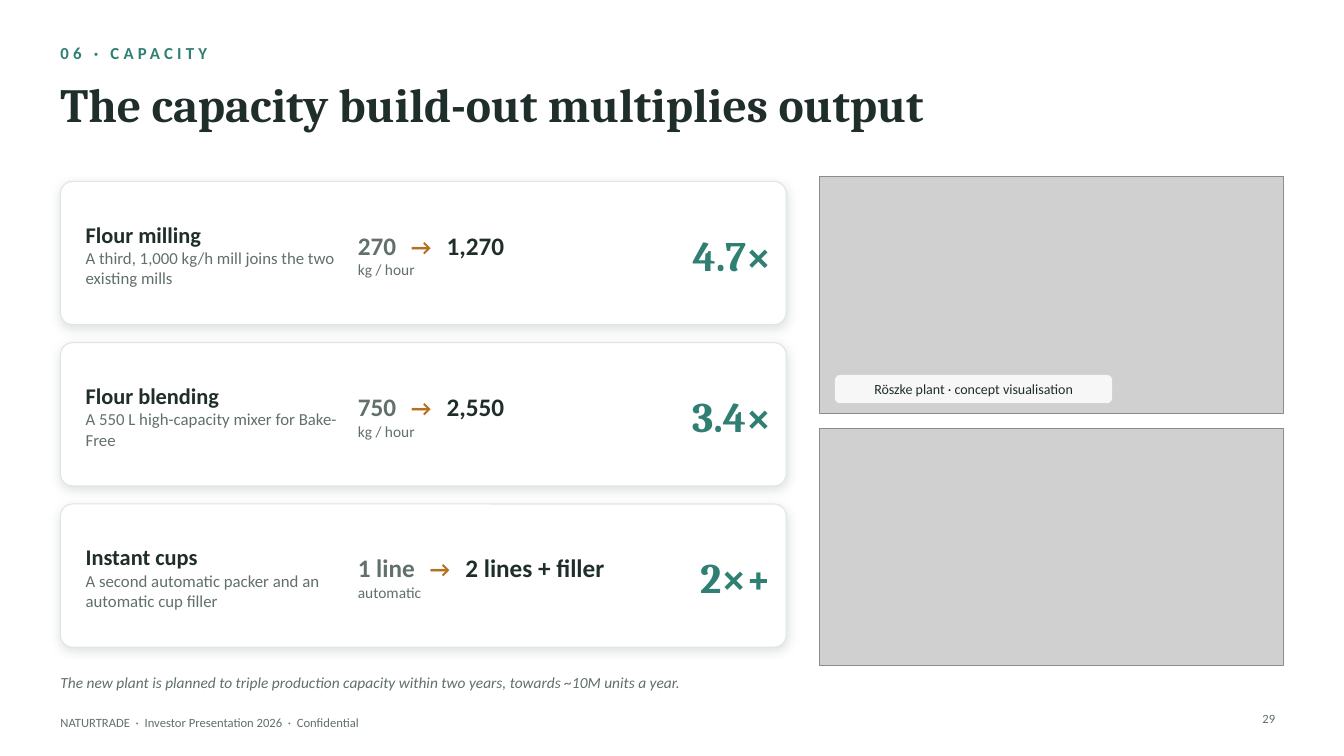
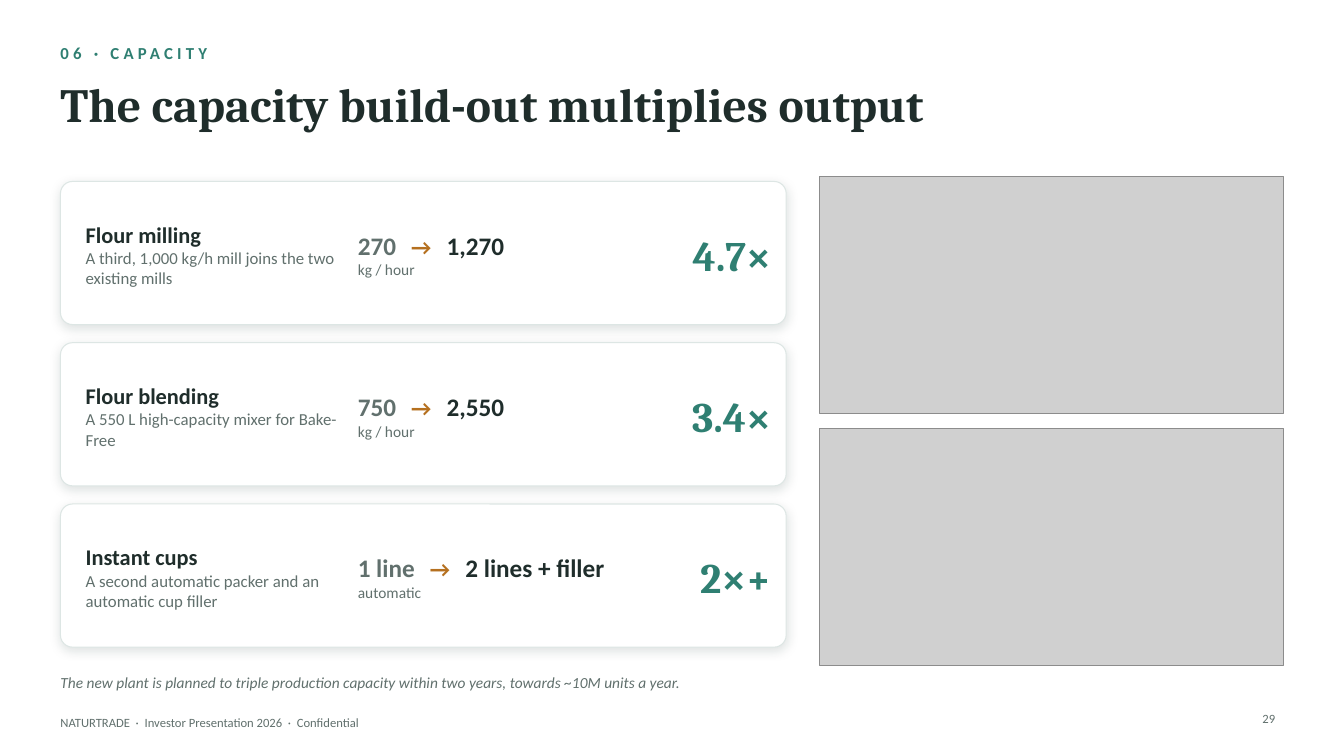
Before and after one commit to vehamiki/testrep1, a slide deck: slide 29 of investor-pitch/Naturtrade_Investor_Pitch_2026_EN.pptx. Drawn at 1344x756 pixels with LibreOffice and Linux fonts; fonts in the diff are those of the drawing; grey boxes stand for pictures. Boxes give left, top, right and bottom in pixels: in the first picture for what was removed or moved away, otherwise in the second. Text is boxed around its words. In the diff, an @@ line names an element or a change of style, - is before the commit and + after.

```diff
--- a/investor-pitch/Naturtrade_Investor_Pitch_2026_EN.pptx
+++ b/investor-pitch/Naturtrade_Investor_Pitch_2026_EN.pptx
@@ rounded rectangle removed at [835, 375, 1112, 403] @@
@@ text removed at [874, 384, 1073, 397] @@
-Röszke plant · concept visualisation
```
Also in this commit, not shown: 3 other slides changed, 1 slide added, 1 slide removed, 2 other files.
